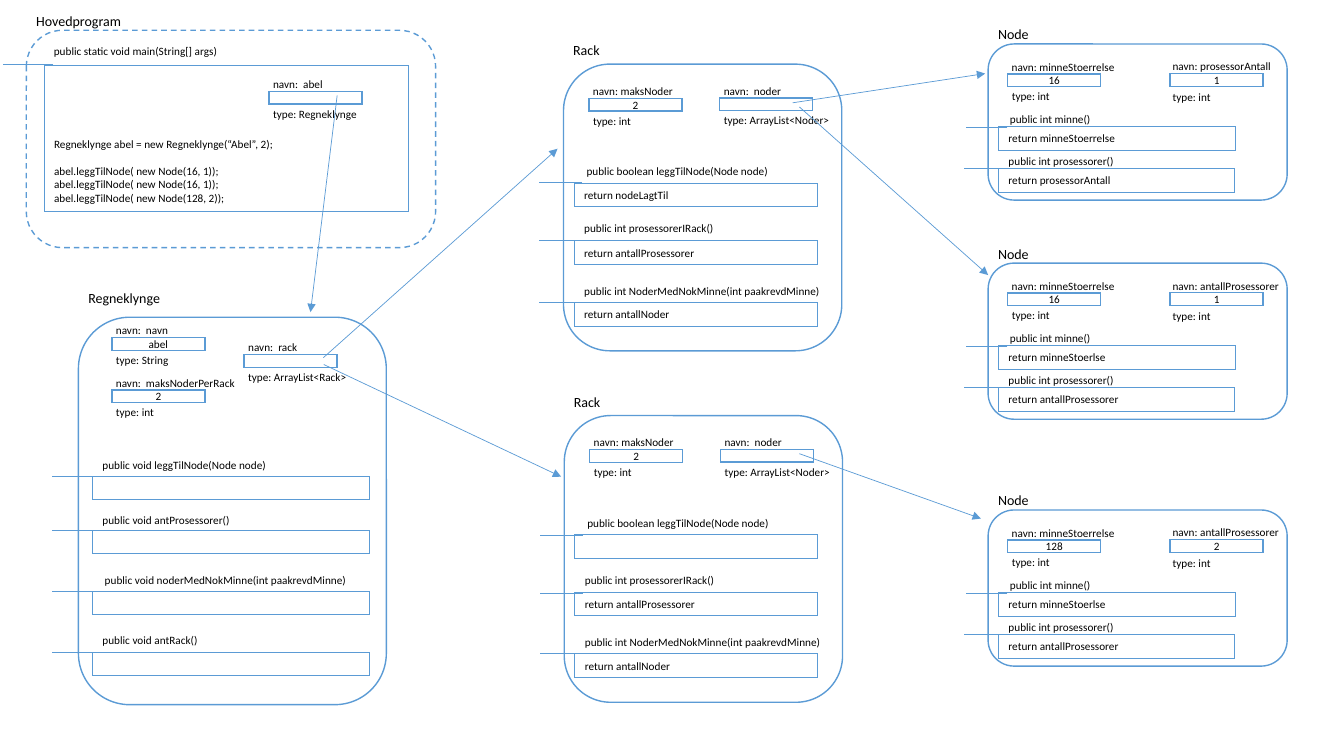
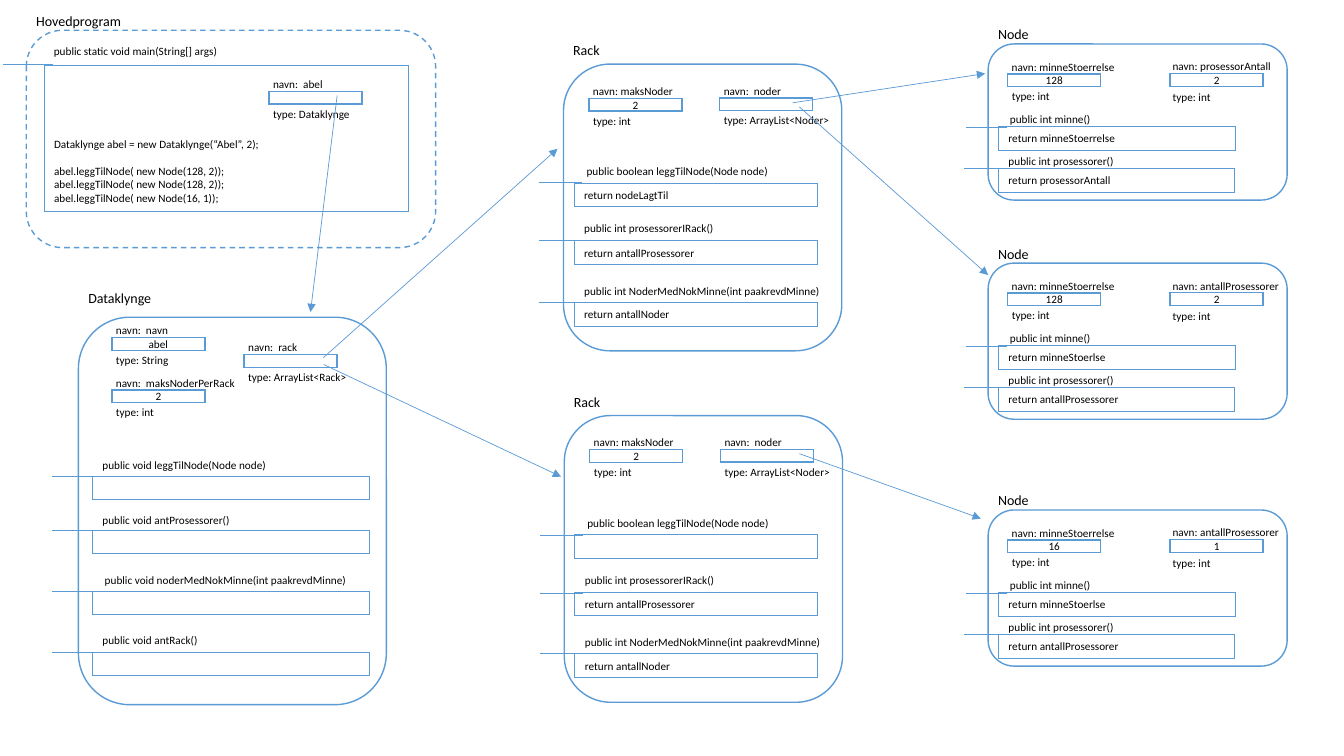
Before and after one commit to jzengler/IN1010, a slide deck: slide 1 of Oblig 1/Datastruktur.pptx. Drawn at 1344x756 pixels with LibreOffice and Linux fonts; fonts in the diff are those of the drawing. Boxes give left, top, right and bottom in pixels: in the first picture for what was removed or moved away, otherwise in the second. Text is boxed around its words. In the diff, an @@ line names an element or a change of style, - is before the commit and + after.

Commit message:
endret "regneklynge" -> "dataklynge"

```diff
--- a/Oblig 1/Datastruktur.pptx
+++ b/Oblig 1/Datastruktur.pptx
@@ text in rectangle at [1046,76,1063,87]: text changed @@
-16
+128
@@ text in rectangle at [1214,76,1220,87]: text changed @@
-1
+2
@@ text at [273,108,350,121]: text changed @@
-type: Regneklynge
+type: Dataklynge
@@ text in rectangle at [54,140,259,190]: text changed @@
-Regneklynge abel = new Regneklynge(“Abel”, 2);
+Dataklynge abel = new Dataklynge(“Abel”, 2);
+abel.leggTilNode( new Node(128, 2));
+abel.leggTilNode( new Node(128, 2));
@@ text in rectangle at [54,180,224,204]: paragraphs removed @@
-abel.leggTilNode( new Node(16, 1));
-abel.leggTilNode( new Node(128, 2));
@@ text at [88,293,151,306]: text changed @@
-Regneklynge
+Dataklynge
@@ text in rectangle at [1046,295,1063,306]: text changed @@
-16
+128
@@ text in rectangle at [1214,295,1220,306]: text changed @@
-1
+2
@@ text in rectangle at [1049,542,1060,553]: text changed @@
-128
+16
@@ text in rectangle at [1214,543,1220,553]: text changed @@
-2
+1
```
Also in this commit, not shown: 1 slide removed, 11 other files.
